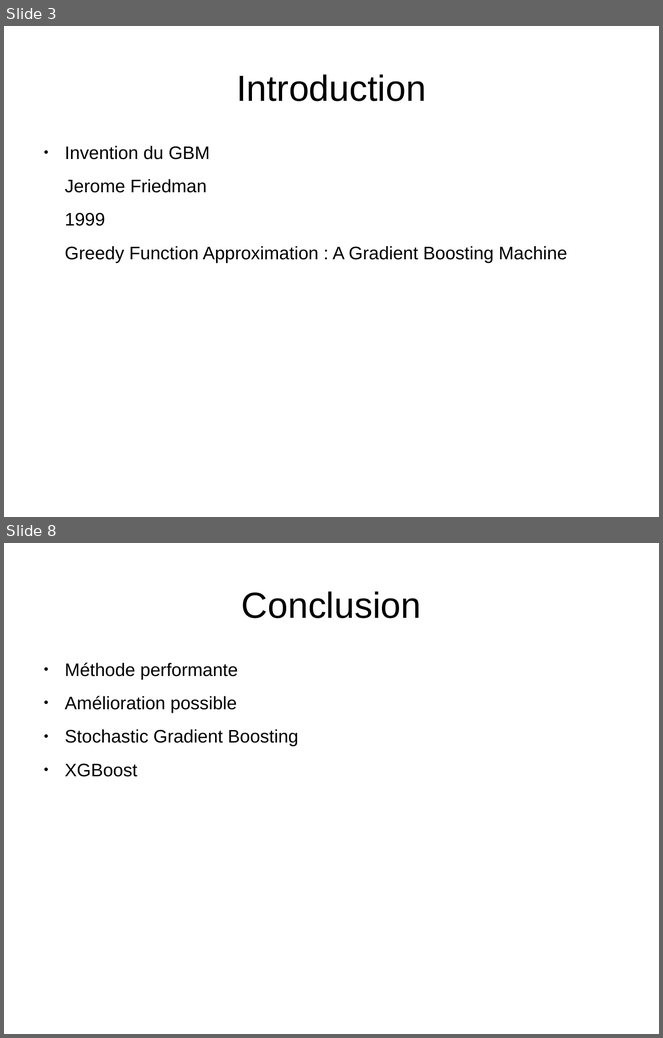
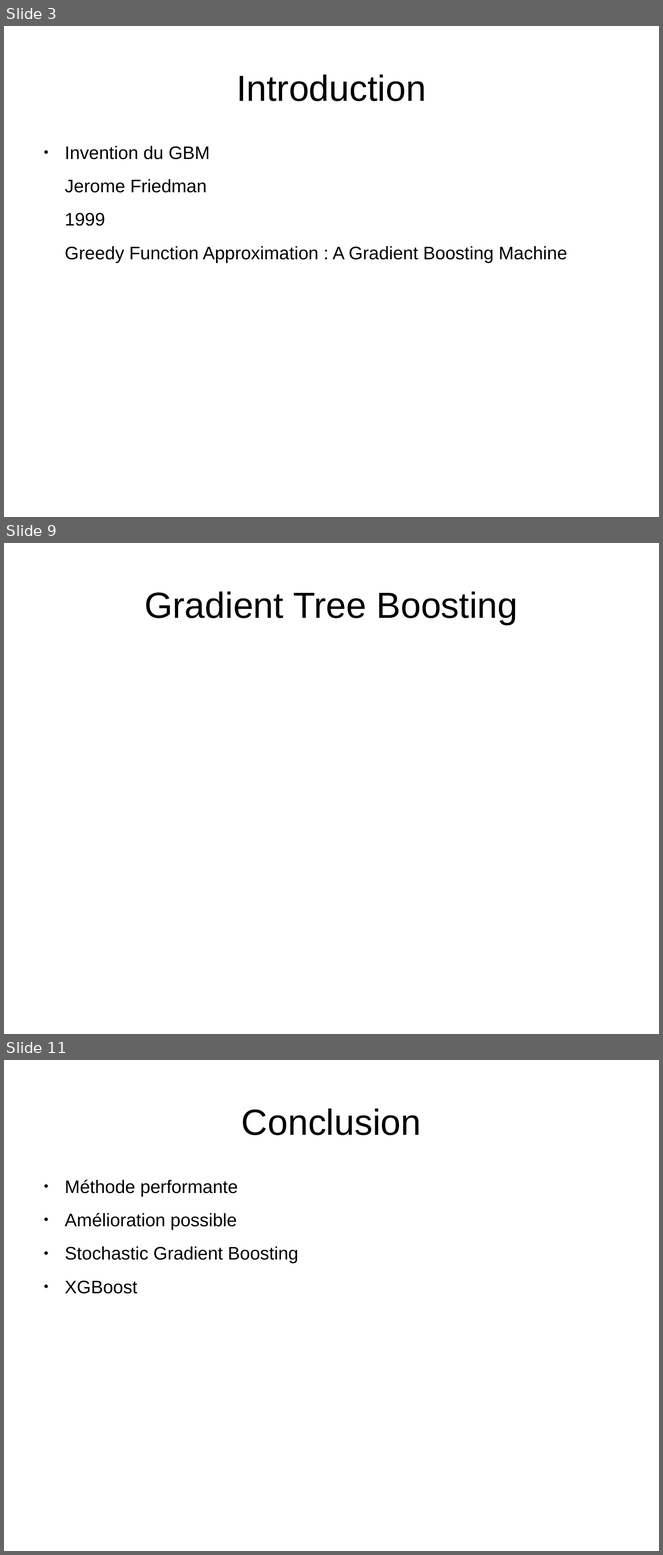
Before and after one commit to kad15/GBM, a slide deck: GBM_andreas.odp. Shown one above the other, each under a label of ours: slides 3 and 8 before the commit, slides 3, 9 and 11 after it; the slides between them are not shown. The pictures are 663x1038 and 663x1555 pixels, drawn with LibreOffice and Linux fonts; fonts in the diff are those of the drawing; background and template pictures are left out. Boxes give left, top, right and bottom in pixels: in the first picture for what was removed or moved away, otherwise in the second. Text is boxed around its words. In the diff, an @@ line names an element or a change of style, - is before the commit and + after.

```diff
--- a/GBM_andreas.odp
+++ b/GBM_andreas.odp
@@ slide 9 added at box(4, 543, 659, 1034), background #FFFFFF @@
@@ title added at box(144, 591, 518, 625), 44 pt, text #000000 @@
+Gradient Tree Boosting
@@ what was slide 8 is now slide 11 @@
```
Also in this commit, not shown: 2 slides changed, 5 other slides added, 3 slides removed.
